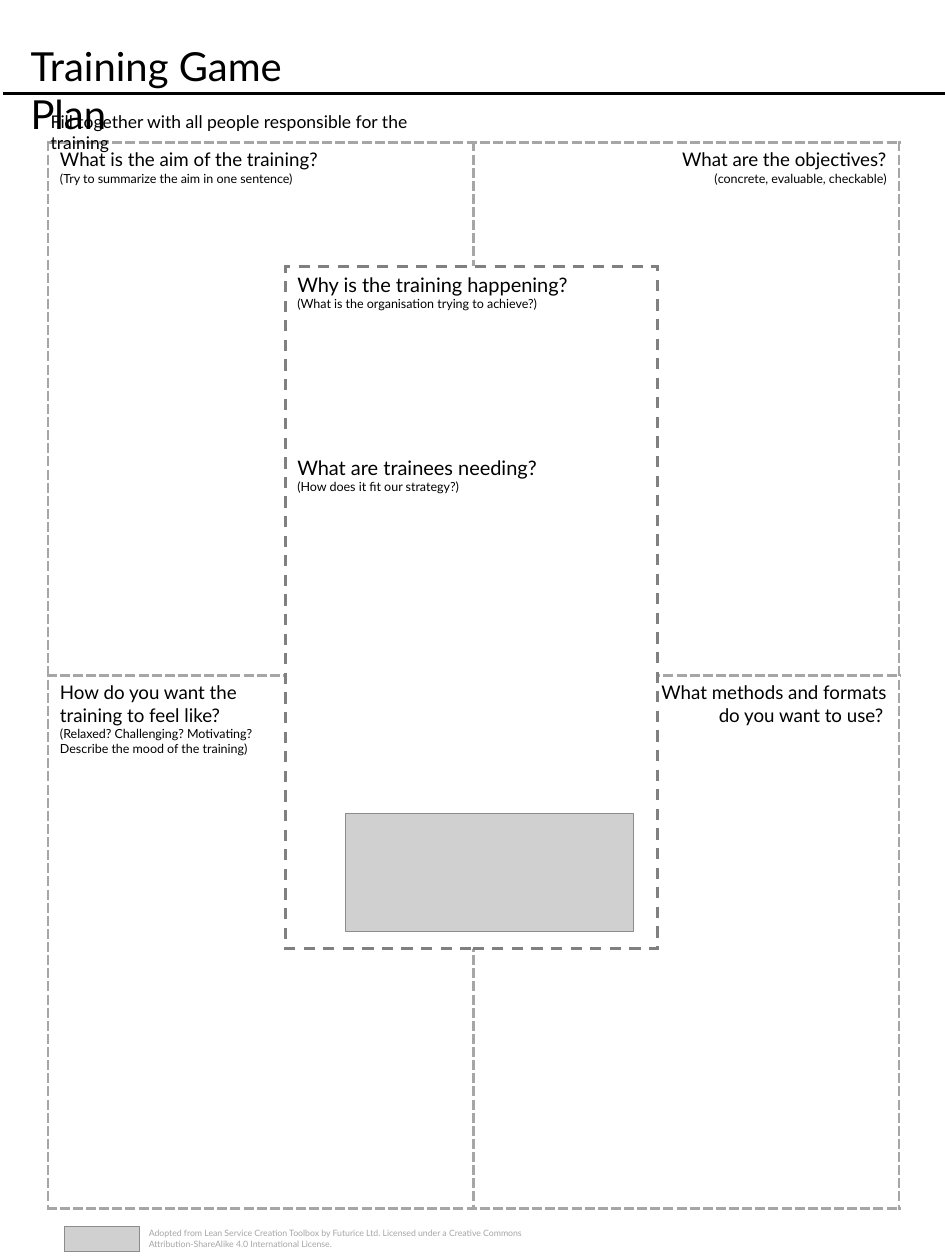
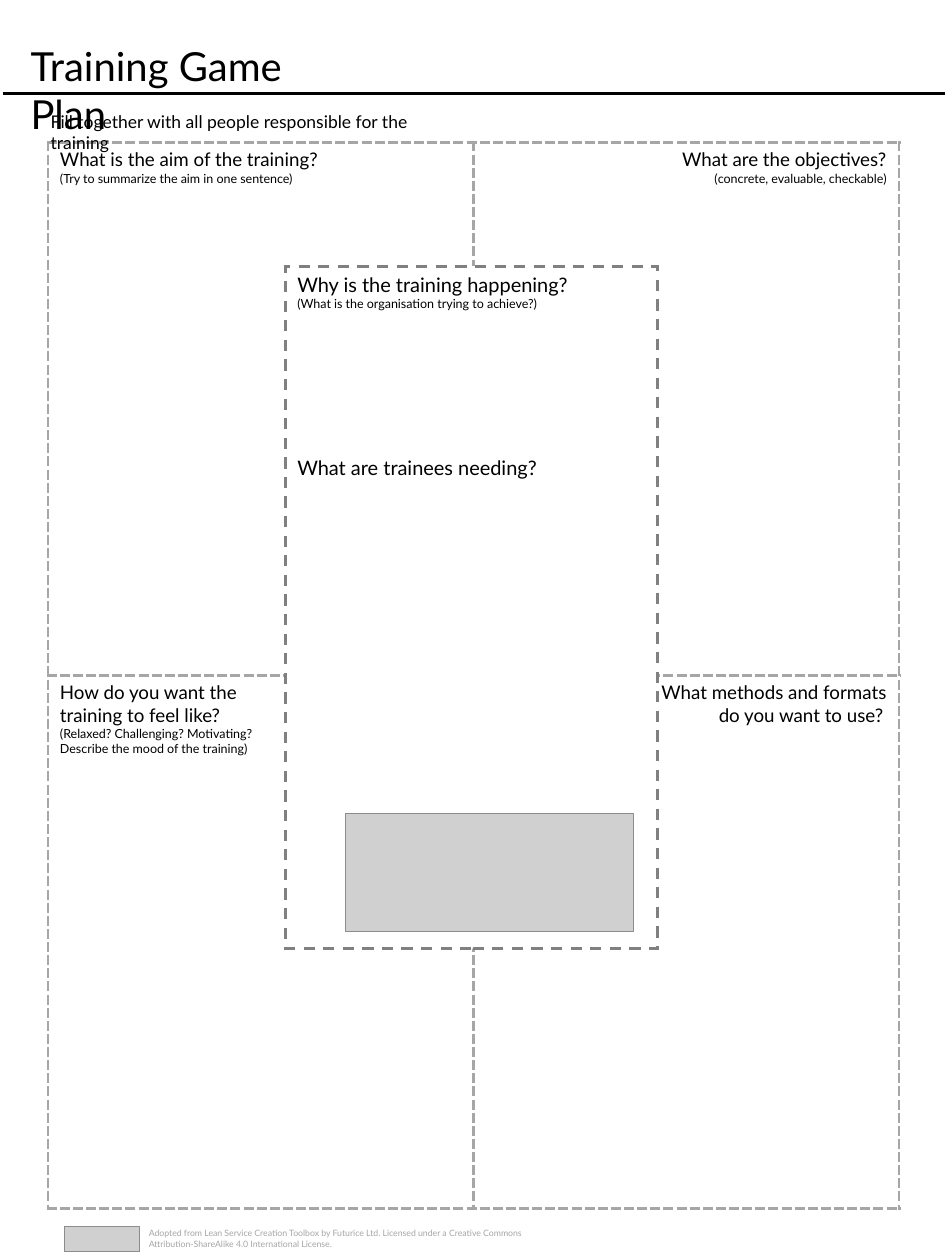
Before and after one commit to irrelevantat/training-magic, a slide deck: slide 1 of canvas/Training_Gameplan.pptx. Drawn at 945x1260 pixels with LibreOffice and Linux fonts; fonts in the diff are those of the drawing; grey boxes stand for pictures. Boxes give left, top, right and bottom in pixels: in the first picture for what was removed or moved away, otherwise in the second. Text is boxed around its words. In the diff, an @@ line names an element or a change of style, - is before the commit and + after.

```diff
--- a/canvas/Training_Gameplan.pptx
+++ b/canvas/Training_Gameplan.pptx
@@ text in rectangle at bbox=[297, 481, 459, 494]: paragraph removed @@
-(How does it fit our strategy?)
```
Also in this commit, not shown: 1 other file.
